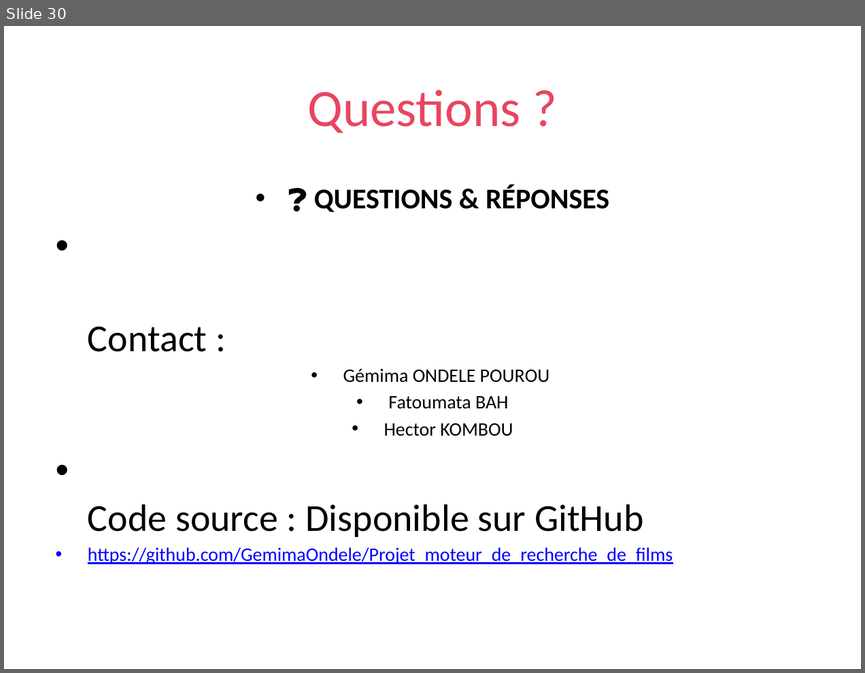
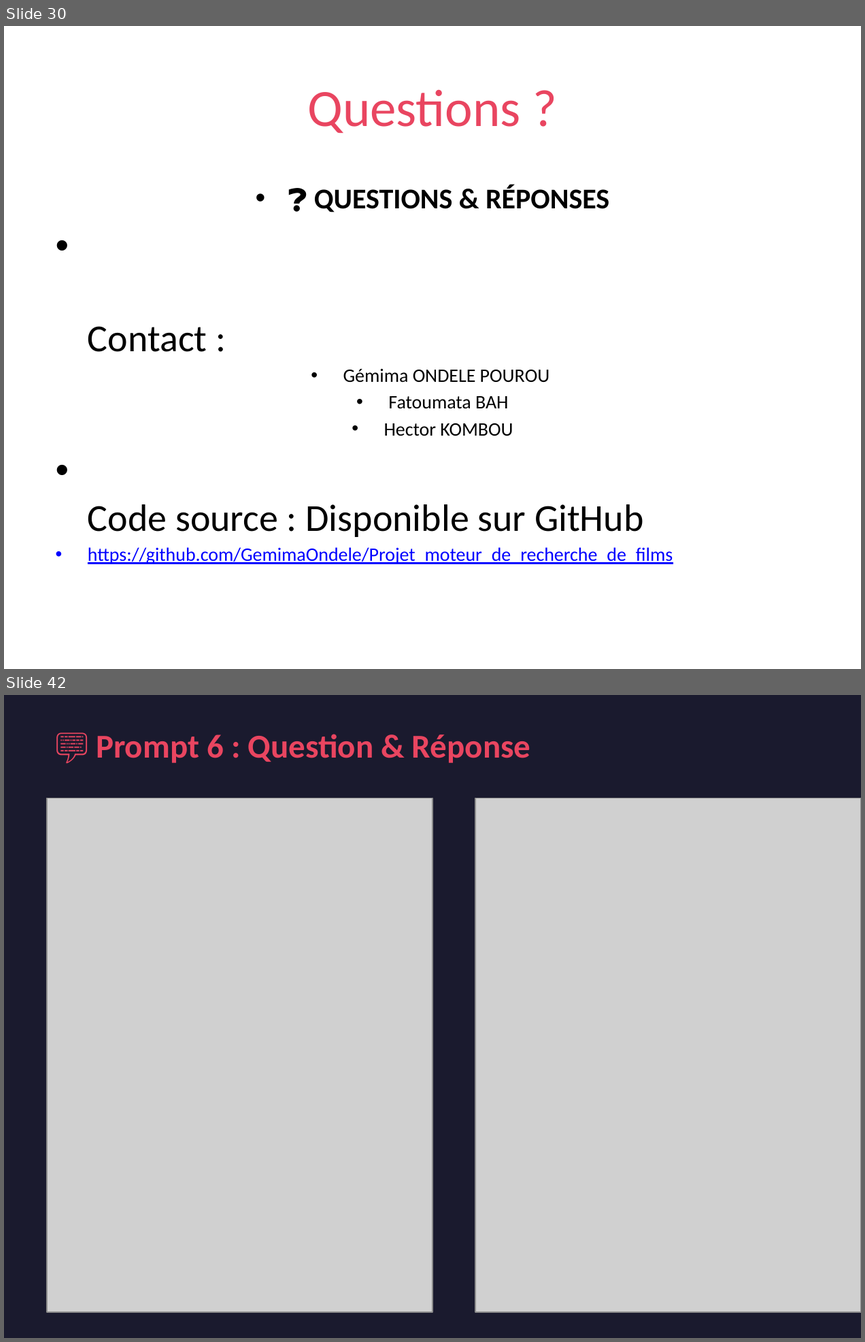
Before and after one commit to GemimaOndele/Projet_moteur_de_recherche_de_films, a slide deck: MovieMood_Presentation.pptx. Shown one above the other, each under a label of ours: slide 30 before the commit, slides 30 and 42 after it; the slides between them are not shown. The pictures are 865x673 and 865x1342 pixels, drawn with LibreOffice and Linux fonts; fonts in the diff are those of the drawing; grey boxes stand for pictures. Boxes give left, top, right and bottom in pixels: in the first picture for what was removed or moved away, otherwise in the second. Text is boxed around its words. In the diff, an @@ line names an element or a change of style, - is before the commit and + after.

```diff
--- a/MovieMood_Presentation.pptx
+++ b/MovieMood_Presentation.pptx
@@ slide 42 added at <box>4,695,861,1338</box>, background #1A1A2E @@
@@ text added at <box>96,734,531,763</box>, 28 pt, text #E94560, bold @@
+💬 Prompt 6 : Question & Réponse
@@ picture added at <box>47,798,432,1312</box> @@
@@ picture added at <box>475,798,861,1312</box> @@
```
Also in this commit, not shown: 1 slide changed, 11 other slides added, 10 other files.
